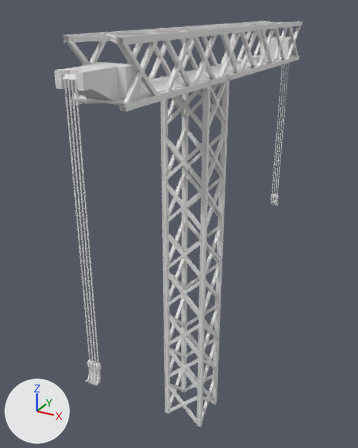
The FBX model Assets/SuspensionArm.fbx as it was, and as the next commit left it.
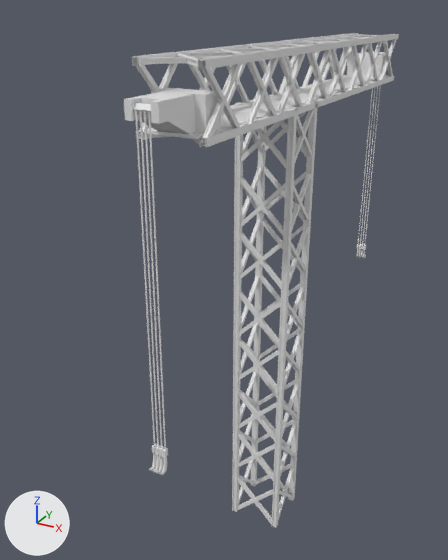
Old and new are each drawn whole from a 50 mm camera at (362.0, -253.0, 274.0) aimed at (211.0, 22.0, 136.0) and again close up from a 50 mm camera at (353.0, -269.0, 278.0) aimed at (254.0, -88.0, 188.0). Every picture has the same lights, and +X, +Y and +Z are marked at lower left. Where no turn or scale is listed for an object, it has been applied to the vertices.

The scene before the commit, as lines of its bpy script (objects in view):
```python
me_cube_167 = bpy.data.meshes.new('Cube.167')
me_cube_167.from_pydata(...)  # 2560 vertices, 1728 faces; spans x -1.0..28.0, y -1.0..27.0, z -57.0..183.0
me_cube_167.materials.append(mat_tt_checker_2048x2048_uv_grid)  # its picture is missing
me_cube_168 = bpy.data.meshes.new('Cube.168')
me_cube_168.from_pydata(...)  # 2560 vertices, 1728 faces; spans x -1.0..28.0, y -57.0..183.0, z -27.0..1.0
me_cube_168.materials.append(mat_tt_checker_2048x2048_uv_grid)  # its picture is missing
me_cube_170 = bpy.data.meshes.new('Cube.170')
me_cube_170.from_pydata(...)  # 484 vertices, 440 faces; spans x -0.7..5.9, y -4.6..0.9, z -77.5..66.8
me_cube_170.materials.append(mat_tt_checker_2048x2048_uv_grid)  # its picture is missing
ob_cube_090 = bpy.data.objects.new('Cube.090', me_cube_168)
ob_cube_090.location = (219.8, -30.9, 261.8)
ob_cube_091 = bpy.data.objects.new('Cube.091', me_cube_170)
ob_cube_091.location = (230.2, -102.9, 181.7)
ob_cube_101 = bpy.data.objects.new('Cube.101', me_cube_167)
ob_cube_101.location = (219.8, -11.5, 55.9)
# also in view: 'Cube.092' at (233.0, -88.0, 245.0); 'Cube.014' at (233.0, 166.0, 176.0); 'Cube.111' at (233.0, 31.0, 238.0)
```
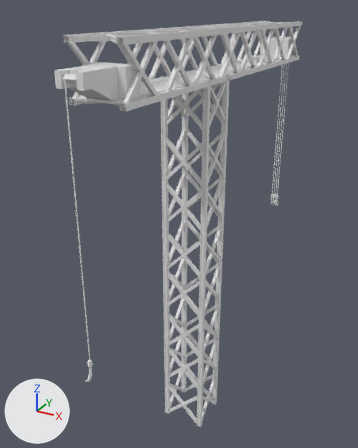
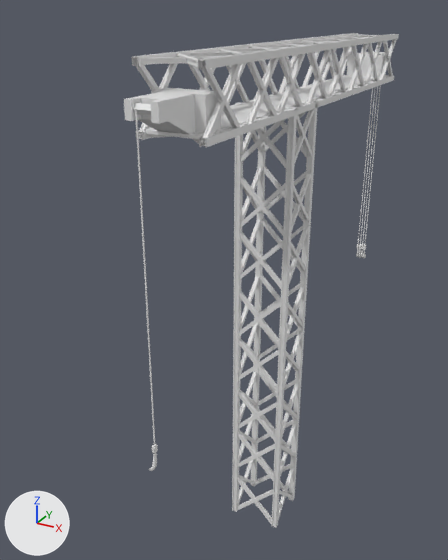
Where the change shows, as pixel boxes (x1, y1, x2, y2) in the close-ups (448 x 560 px):
'Cube.091', reshaped (29% narrower)
    before: (135, 108, 168, 475)
    after: (135, 108, 158, 471)
part 1 of me_cube_170, deleted
    before: (140, 109, 168, 475)

The edits, one by one:
me_cube_170 is used by ob_cube_091; location (230.2, -102.9, 181.7).
me_cube_170 had 484 vertices, 440 faces and spanned x -0.7..5.9, y -4.6..0.9, z -77.5..66.8.
me_cube_170 now has 121 vertices, 110 faces and spans x -0.7..0.7, y -4.6..0.9, z -77.5..66.8.
me_cube_170 part 1: 9 loose pieces with 363 vertices, spanning x 1.0..5.9, y -4.6..0.9, z -77.5..66.8, are deleted.
